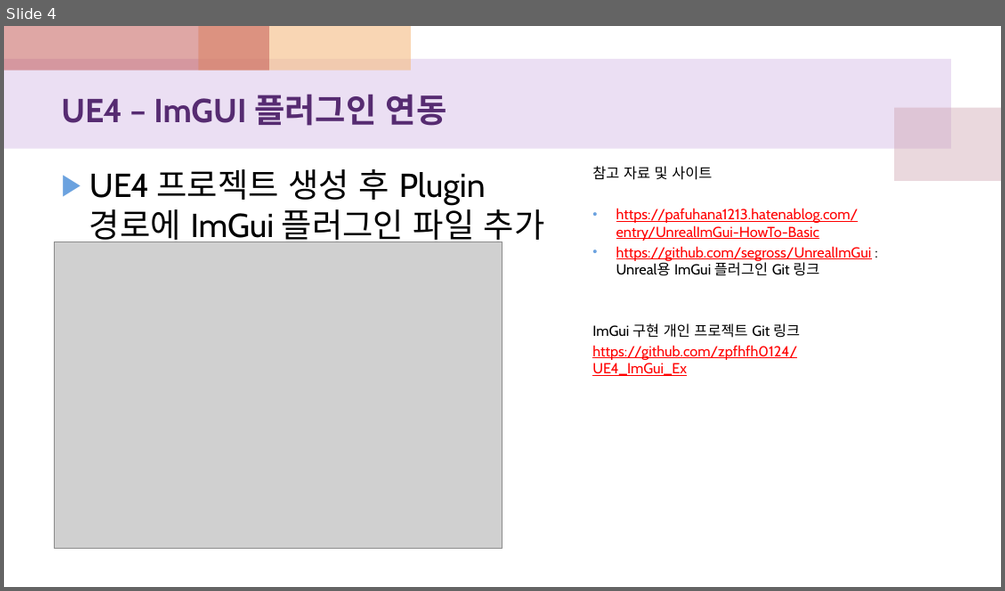
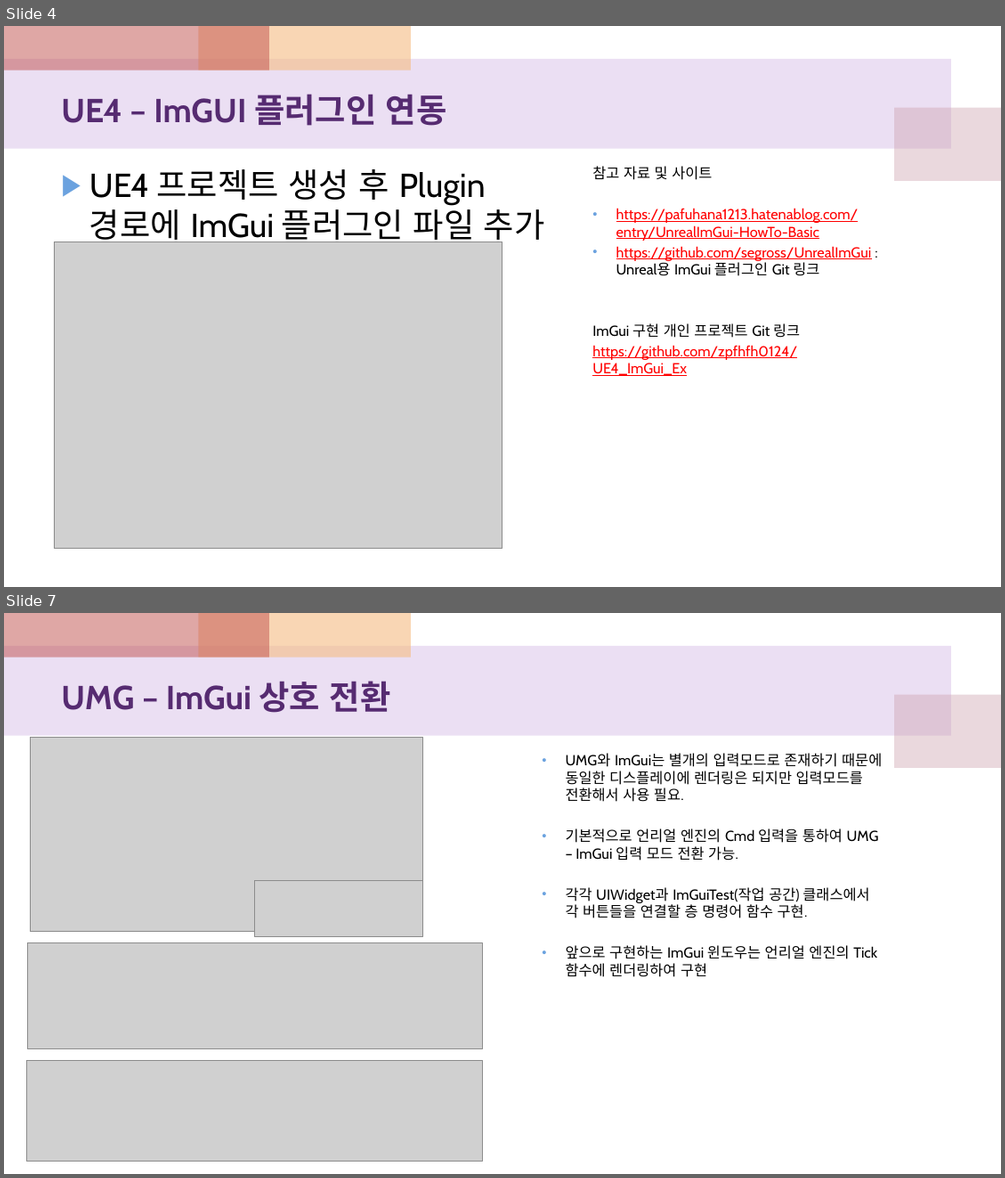
Before and after one commit to zpfhfh0124/UE4_ImGui_Ex, a slide deck: UE4_ImGui_실습.pptx. Shown one above the other, each under a label of ours: slide 4 before the commit, slides 4 and 7 after it; the slides between them are not shown. The pictures are 1005x591 and 1005x1178 pixels, drawn with LibreOffice and Linux fonts; fonts in the diff are those of the drawing; grey boxes stand for pictures. Boxes give left, top, right and bottom in pixels: in the first picture for what was removed or moved away, otherwise in the second. Text is boxed around its words. In the diff, an @@ line names an element or a change of style, - is before the commit and + after.

```diff
--- a/UE4_ImGui_실습.pptx
+++ b/UE4_ImGui_실습.pptx
@@ slide 7 added at <box>4,613,1001,1174</box>, background #FFFFFF; not listed: 4 template elements that a slide beside it also shows @@
@@ title added at <box>61,681,391,713</box>, 32 pt, text #562B71, bold @@
+UMG – ImGui 상호 전환
@@ picture added at <box>31,737,423,931</box> @@
@@ text added at <box>566,753,882,977</box>, 14 pt, text #000000 @@
+• UMG와 ImGui는 별개의 입력모드로 존재하기 때문에 동일한 디스플레이에 렌더링은 되지만 입력모드를 전환해서 사용 필요.
+• 기본적으로 언리얼 엔진의 Cmd 입력을 통하여 UMG – ImGui 입력 모드 전환 가능.
+• 각각 UIWidget과 ImGuiTest(작업 공간) 클래스에서 각 버튼들을 연결할 층 명령어 함수 구현.
+• 앞으로 구현하는 ImGui 윈도우는 언리얼 엔진의 Tick 함수에 렌더링하여 구현
@@ picture added at <box>255,880,423,936</box> @@
@@ picture added at <box>28,943,483,1048</box> @@
@@ picture added at <box>26,1061,483,1161</box> @@
```
Also in this commit, not shown: 1 slide changed, 7 other slides added, 1 other file.
